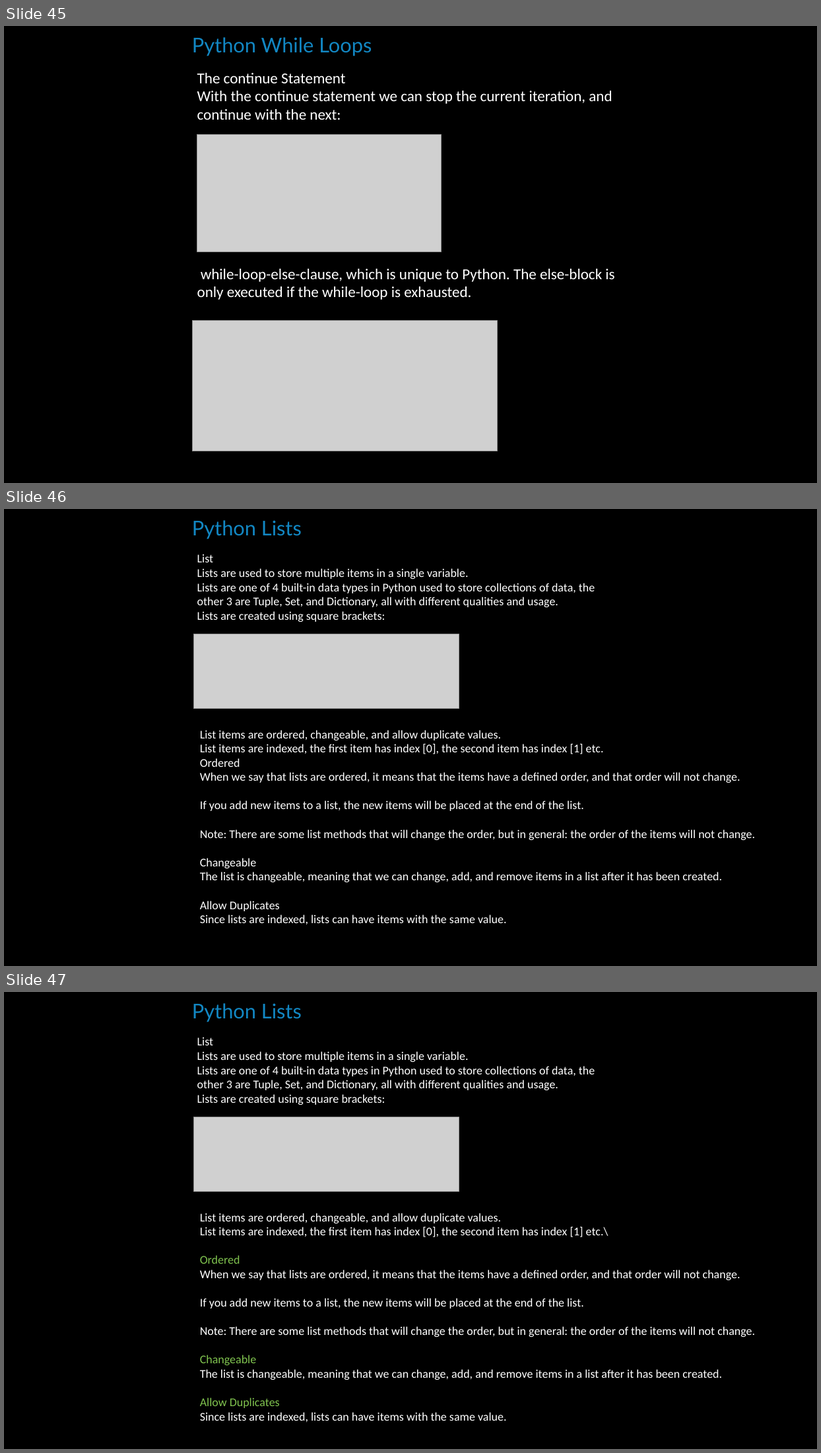
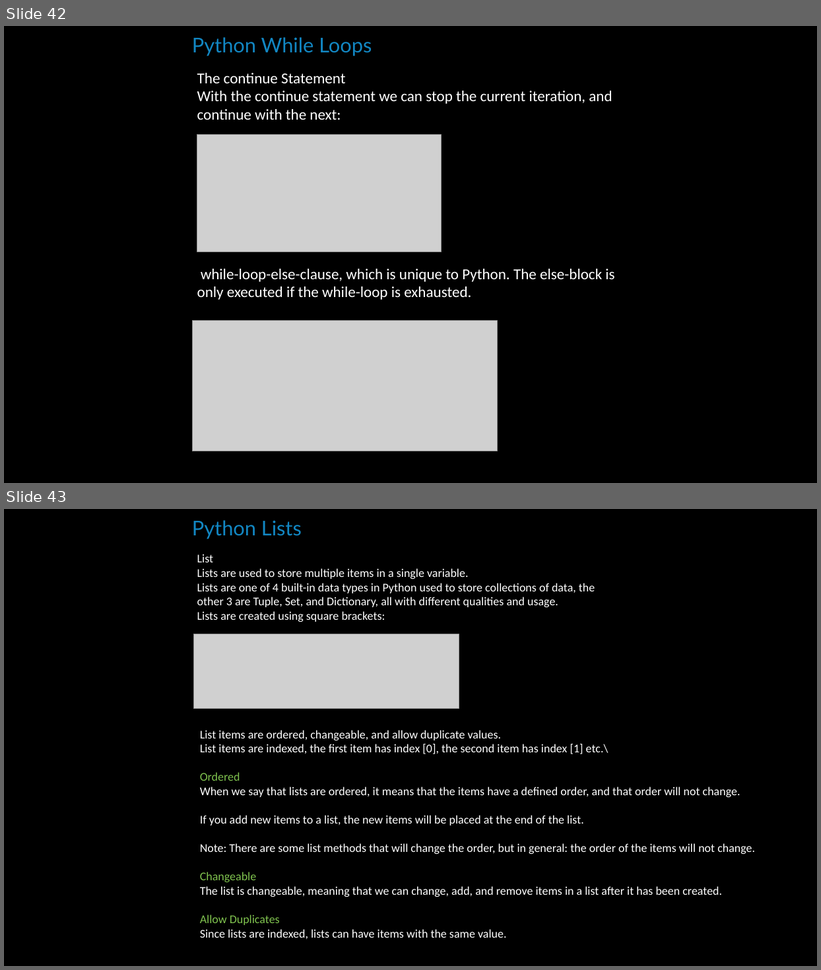
Before and after one commit to simon-pikalov/Ariel_OOP_2020, a slide deck: Classes/week_09/TA/simon_group/oop9.pptx. Shown one above the other, each under a label of ours: slides 45, 46 and 47 before the commit, slides 42 and 43 after it. The pictures are 821x1453 and 821x970 pixels, drawn with LibreOffice and Linux fonts; fonts in the diff are those of the drawing; grey boxes stand for pictures; background and template pictures are left out. Boxes give left, top, right and bottom in pixels: in the first picture for what was removed or moved away, otherwise in the second. Text is boxed around its words. In the diff, an @@ line names an element or a change of style, - is before the commit and + after.

Commit message:
added more slides

```diff
--- a/Classes/week_09/TA/simon_group/oop9.pptx
+++ b/Classes/week_09/TA/simon_group/oop9.pptx
@@ slide 46 removed at (x1=4, y1=509, x2=817, y2=966), background #000000 @@
@@ text removed at (x1=192, y1=520, x2=302, y2=539) @@
-Python Lists
@@ text removed at (x1=197, y1=554, x2=595, y2=622) @@
-List
-Lists are used to store multiple items in a single variable.
-Lists are one of 4 built-in data types in Python used to store collections of data, the other 3 are Tuple, Set, and Dictionary, all with different qualities and usage.
-Lists are created using square brackets:
@@ picture removed at (x1=193, y1=634, x2=459, y2=708) @@
@@ text removed at (x1=200, y1=730, x2=755, y2=925) @@
-List items are ordered, changeable, and allow duplicate values.
-List items are indexed, the first item has index [0], the second item has index [1] etc.
-Ordered
-When we say that lists are ordered, it means that the items have a defined order, and that order will not change.
-If you add new items to a list, the new items will be placed at the end of the list.
-Note: There are some list methods that will change the order, but in general: the order of the items will not change.
-Changeable
-The list is changeable, meaning that we can change, add, and remove items in a list after it has been created.
-Allow Duplicates
-Since lists are indexed, lists can have items with the same value.
@@ what was slide 45 is now slide 42 @@
@@ what was slide 47 is now slide 43 @@
```
Also in this commit, not shown: 3 slides changed, 21 slides added, 2 other slides removed, 3 other files.
